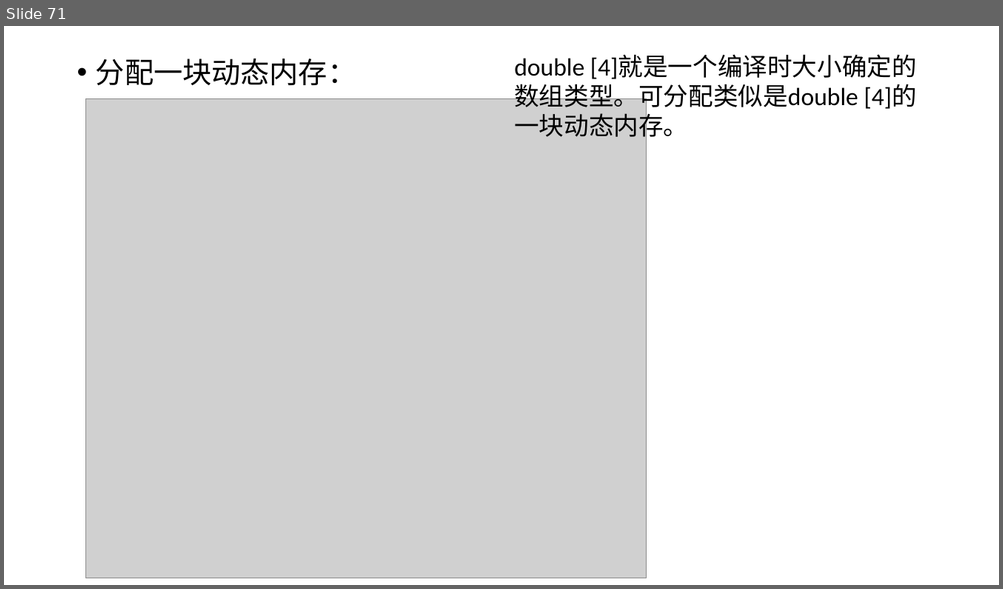
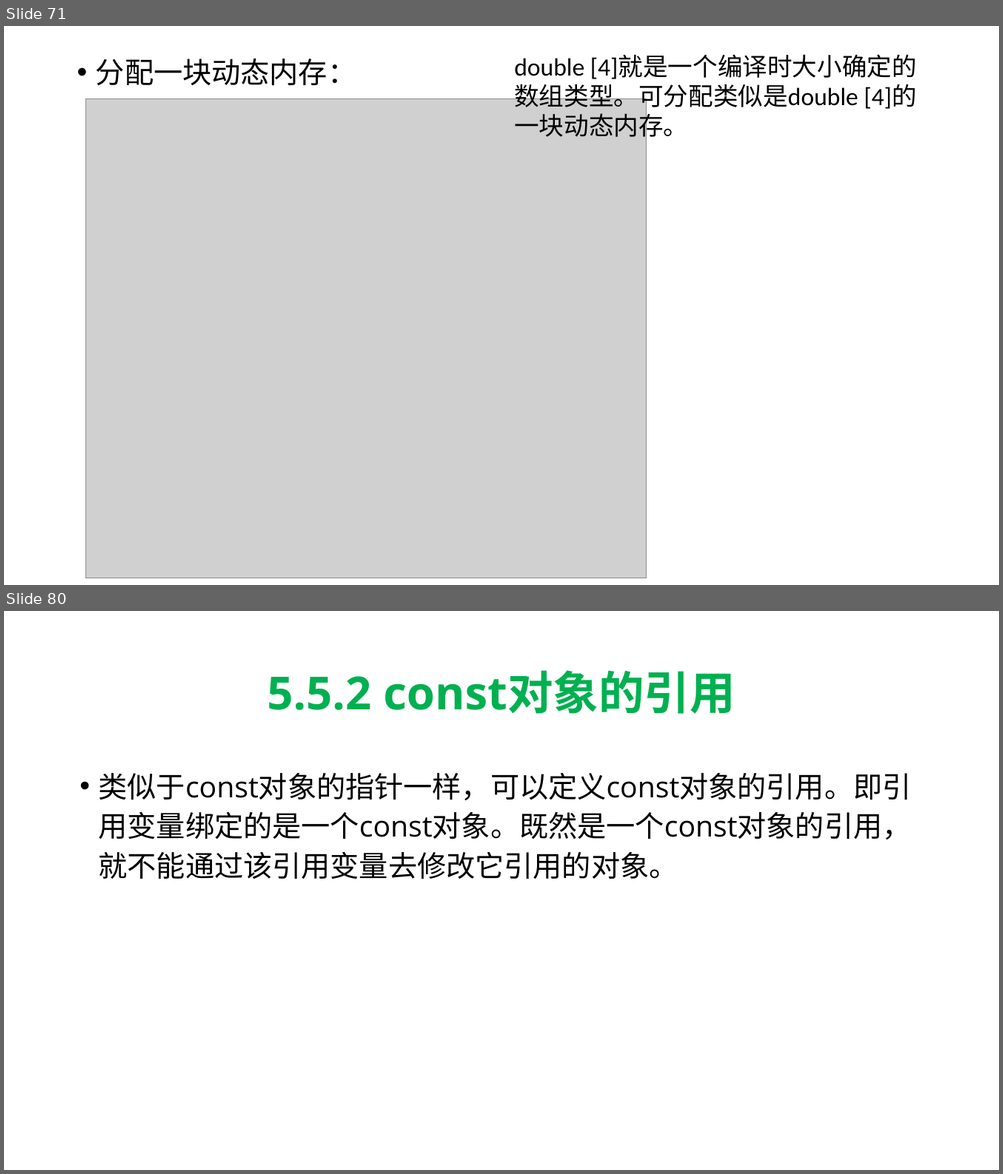
Before and after one commit to hwdong-net/cplusplus17, a slide deck: ppt/第5章 复合类型.pptx. Shown one above the other, each under a label of ours: slide 71 before the commit, slides 71 and 80 after it; the slides between them are not shown. The pictures are 1003x589 and 1003x1174 pixels, drawn with LibreOffice and Linux fonts; fonts in the diff are those of the drawing; grey boxes stand for pictures. Boxes give left, top, right and bottom in pixels: in the first picture for what was removed or moved away, otherwise in the second. Text is boxed around its words. In the diff, an @@ line names an element or a change of style, - is before the commit and + after.

```diff
--- a/ppt/第5章 复合类型.pptx
+++ b/ppt/第5章 复合类型.pptx
@@ slide 80 added at [4, 611, 999, 1170], background #FFFFFF @@
@@ title added at [267, 670, 735, 714], 44 pt, text #00B050, bold @@
+5.5.2 const对象的引用
@@ text added at [99, 773, 911, 879], 28 pt, text #000000 @@
+• 类似于const对象的指针一样，可以定义const对象的引用。即引用变量绑定的是一个const对象。既然是一个const对象的引用，就不能通过该引用变量去修改它引用的对象。
```
Also in this commit, not shown: 29 other slides added.
